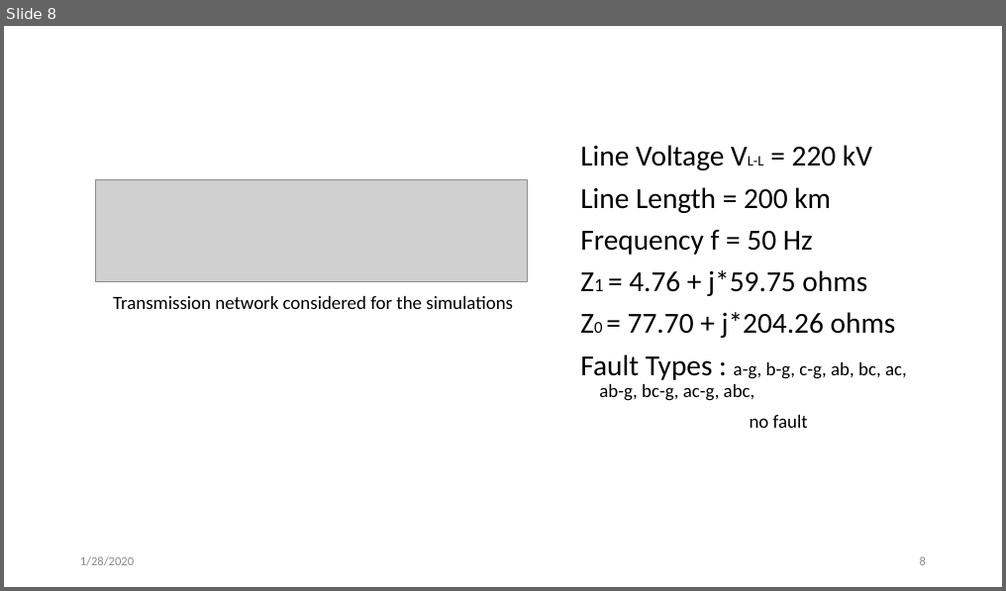
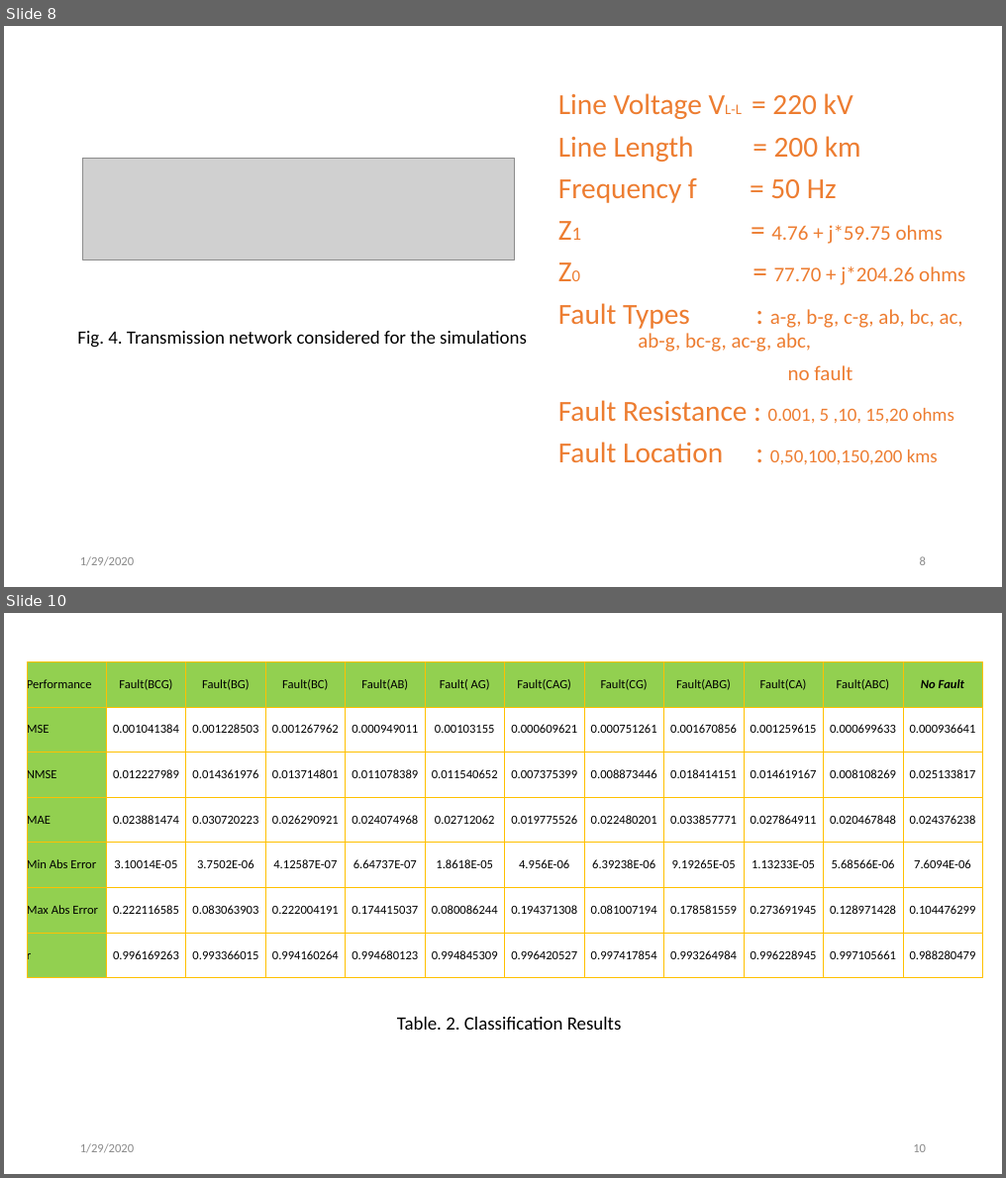
Before and after one commit to svec-final-year-project-eee/Project, a slide deck: Reviews/second review/Second Oral Presentation.pptx. Shown one above the other, each under a label of ours: slide 8 before the commit, slides 8 and 10 after it; the slides between them are not shown. The pictures are 1006x591 and 1006x1178 pixels, drawn with LibreOffice and Linux fonts; fonts in the diff are those of the drawing; grey boxes stand for pictures. Boxes give left, top, right and bottom in pixels: in the first picture for what was removed or moved away, otherwise in the second. Text is boxed around its words. In the diff, an @@ line names an element or a change of style, - is before the commit and + after.

```diff
--- a/Reviews/second review/Second Oral Presentation.pptx
+++ b/Reviews/second review/Second Oral Presentation.pptx
@@ slide 10 added at <box>4,613,1002,1174</box>, background #FFFFFF @@
@@ table added at <box>27,662,979,978</box>, 7 rows, 12 columns @@
+Performance | Fault(BCG) | Fault(BG) | Fault(BC) | Fault(AB) | Fault( AG) | Fault(CAG) | Fault(CG) | Fault(ABG) | Fault(CA) | Fault(ABC) | No Fault
+MSE | 0.001041384 | 0.001228503 | 0.001267962 | 0.000949011 | 0.00103155 | 0.000609621 | 0.000751261 | 0.001670856 | 0.001259615 | 0.000699633 | 0.000936641
+NMSE | 0.012227989 | 0.014361976 | 0.013714801 | 0.011078389 | 0.011540652 | 0.007375399 | 0.008873446 | 0.018414151 | 0.014619167 | 0.008108269 | 0.025133817
+MAE | 0.023881474 | 0.030720223 | 0.026290921 | 0.024074968 | 0.02712062 | 0.019775526 | 0.022480201 | 0.033857771 | 0.027864911 | 0.020467848 | 0.024376238
+Min Abs Error | 3.10014E-05 | 3.7502E-06 | 4.12587E-07 | 6.64737E-07 | 1.8618E-05 | 4.956E-06 | 6.39238E-06 | 9.19265E-05 | 1.13233E-05 | 5.68566E-06 | 7.6094E-06
+Max Abs Error | 0.222116585 | 0.083063903 | 0.222004191 | 0.174415037 | 0.080086244 | 0.194371308 | 0.081007194 | 0.178581559 | 0.273691945 | 0.128971428 | 0.104476299
+r | 0.996169263 | 0.993366015 | 0.994160264 | 0.994680123 | 0.994845309 | 0.996420527 | 0.997417854 | 0.993264984 | 0.996228945 | 0.997105661 | 0.988280479
@@ text added at <box>397,1017,622,1030</box>, 18 pt, text #000000 @@
+Table. 2. Classification Results
@@ text added at <box>80,1144,134,1154</box>, 12 pt, text #8C8C8C @@
+1/29/2020
@@ page number added at <box>913,1145,926,1153</box>, 12 pt, text #8C8C8C @@
+10
@@ slide 8 changed as well @@
@@ text "Line Voltage VL-L = 220 ...": place and size @@
-text "Line Voltage VL-L = 220 ..." at <box>580,145,907,428</box>
+text "Line Voltage VL-L = 220 ..." at <box>558,93,965,465</box>
@@ text at <box>558,93,965,380</box>: text colour #000000 to #ED7D31 in "Line Voltage VL-L = 220 kV", "Line Length = 200 km", "Frequency f = 50 Hz", "Z1 = 4.76 + j*59.75 ohms" and 3 more places; size 28 to 20 pt in "4.76 + j*59.75 ohms", "77.70 + j*204.26 ohms"; size 18 to 20 pt in "a-g, b-g, c-g, ab, bc, ac, ab-g, ...", "no fault" @@
@@ picture: place and size @@
-picture at <box>95,180,528,282</box>
+picture at <box>82,159,515,261</box>
@@ text at <box>77,331,527,348</box>: text changed @@
-Transmission network considered for the simulations
+Fig. 4. Transmission network considered for the simulations
@@ text at <box>558,400,954,465</box>: paragraphs added @@
+Fault Resistance : 0.001, 5 ,10, 15,20 ohms
+Fault Location : 0,50,100,150,200 kms
@@ text at <box>80,557,134,567</box>: text changed @@
-1/28/2020
+1/29/2020
```
Also in this commit, not shown: 14 other slides changed, 6 other files.
